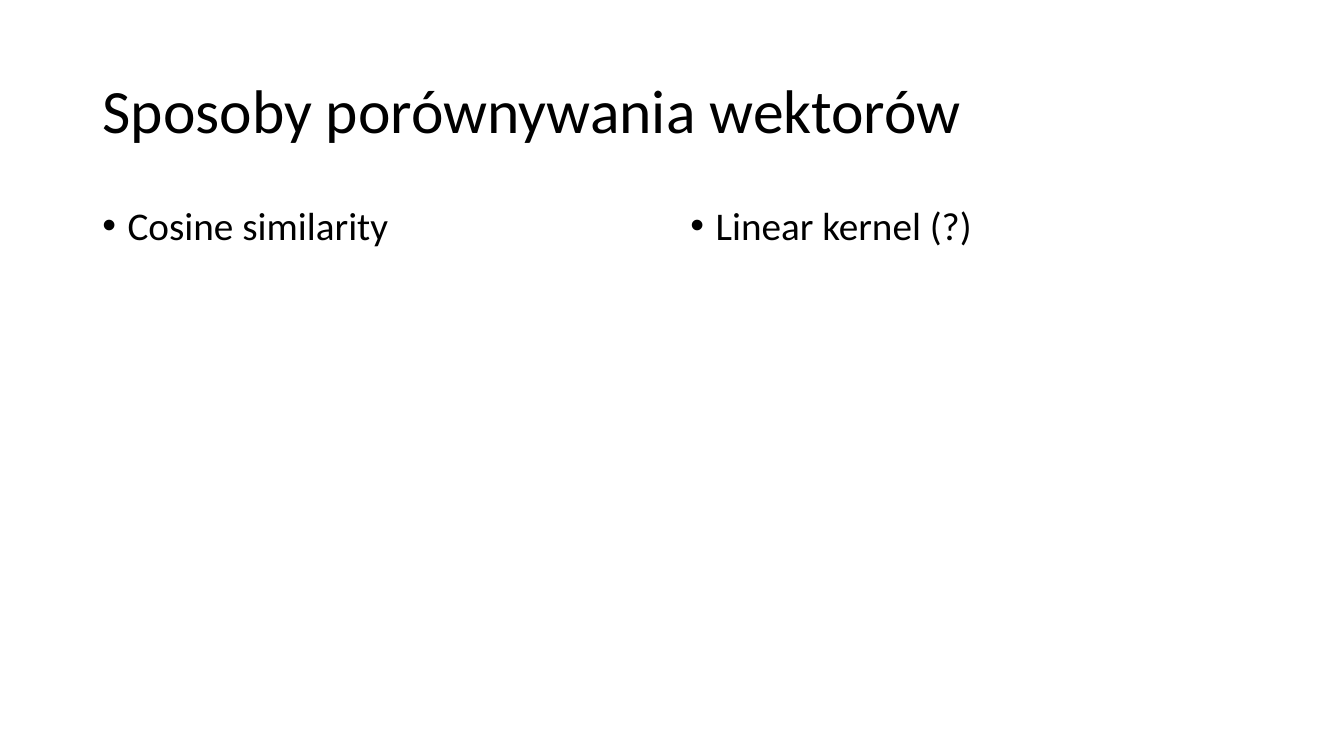
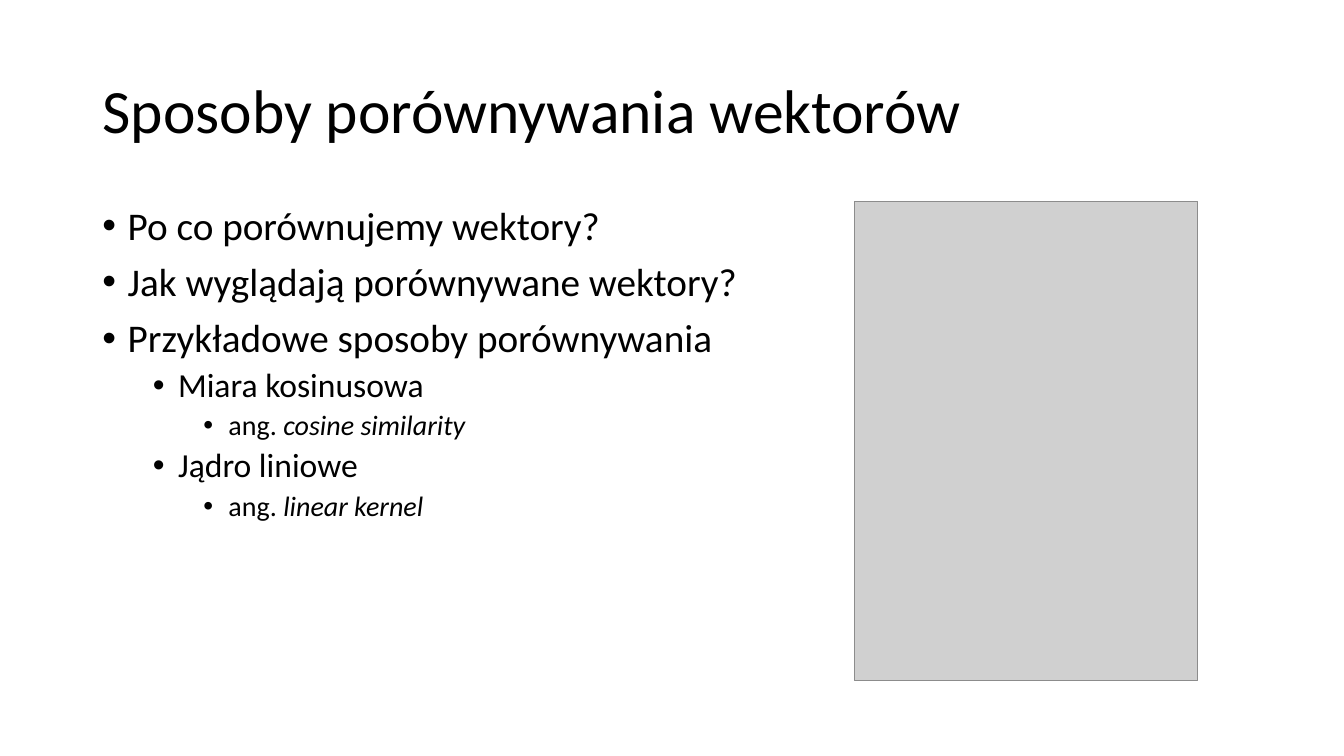
Before and after one commit to pgarwol/MovieRecommender, a slide deck: slide 11 of RekomendacjaFilmu.pptx (slide 12 before the commit). Drawn at 1344x756 pixels with LibreOffice and Linux fonts; fonts in the diff are those of the drawing; grey boxes stand for pictures. Boxes give left, top, right and bottom in pixels: in the first picture for what was removed or moved away, otherwise in the second. Text is boxed around its words. In the diff, an @@ line names an element or a change of style, - is before the commit and + after.

Commit message:
pptx update

```diff
--- a/RekomendacjaFilmu.pptx
+++ b/RekomendacjaFilmu.pptx
@@ picture added at <box>855,202,1199,682</box> @@
@@ text at <box>128,212,737,521</box>: text changed @@
-• Cosine similarity
+• Po co porównujemy wektory?
+• Jak wyglądają porównywane wektory?
+• Przykładowe sposoby porównywania
+  • Miara kosinusowa
+    • ang. cosine similarity
+  • Jądro liniowe
+    • ang. linear kernel
@@ text removed at <box>716,212,921,241</box> @@
-• Linear kernel (?)
```
Also in this commit, not shown: 7 other slides changed, 6 slides added, 7 slides removed.
